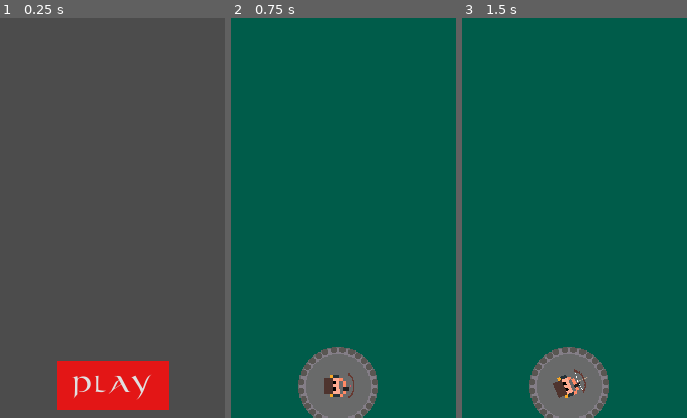
Above: before the commit, frames 1-3 (left to right).
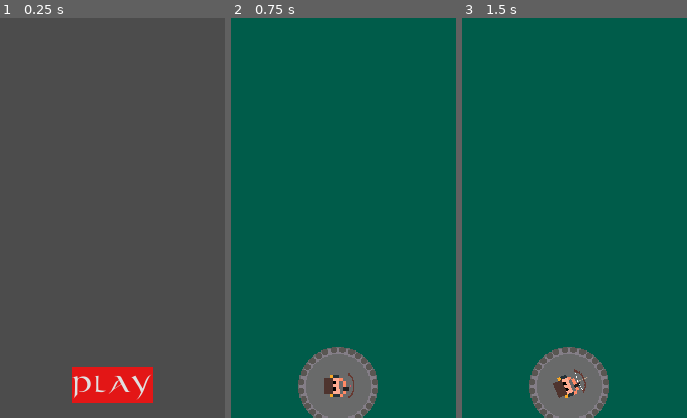
Above: after the commit, the same moments.

Repository: Boyquotes/medieval-zombie-shooter
Game: Godot game, scene res://src/screens/menu/Menu.tscn
The game is run twice, just before and just after one commit, with the same random seed, the same clock (stepped at 60 frames per second) and the same inputs.
Inputs (mouse positions are % of the whole screen's width and height, from its top left):
- Up to frame 1 (0.25 s): no input
- Up to frame 2 (0.75 s): click "PLAY" at 0.5 s
- Up to frame 3 (1.5 s): tap Enter at 1.25 s; move the mouse to (72, 45) at 1.27 s; click (72, 45) at 1.42 s
The pictures show only the part of the screen within x 26-76%, y 4-54%; the shares and areas given below are measured in that part.

The runs differ from the first frame. In frame 1, 2.9% of the frame differs, in the area x 25-76%, y 85-98%; in frame 2, nothing differs; in frame 3, nothing differs.

Commit message:
theme: create button style

Diff:
--- /dev/null
+++ b/game/theme/button_normal.tres
@@ -0,0 +1,6 @@
+[gd_resource type="StyleBoxFlat" format=2]
+
+[resource]
+bg_color = Color( 0.890196, 0.0862745, 0.0862745, 1 )
+expand_margin_top = 5.0
+expand_margin_bottom = 5.0
--- /dev/null
+++ b/game/theme/button_pressed.tres
@@ -0,0 +1,6 @@
+[gd_resource type="StyleBoxFlat" format=2]
+
+[resource]
+bg_color = Color( 0.74902, 0, 0, 1 )
+expand_margin_top = 5.0
+expand_margin_bottom = 5.0
--- a/game/theme/theme.tres
+++ b/game/theme/theme.tres
@@ -1,11 +1,7 @@
-[gd_resource type="Theme" load_steps=4 format=2]
+[gd_resource type="Theme" load_steps=5 format=2]
 
-[sub_resource type="StyleBoxFlat" id=1]
-bg_color = Color( 0.890196, 0.0862745, 0.0862745, 1 )
-expand_margin_left = 25.0
-expand_margin_right = 25.0
-expand_margin_top = 15.0
-expand_margin_bottom = 15.0
+[ext_resource path="res://theme/button_pressed.tres" type="StyleBox" id=1]
+[ext_resource path="res://theme/button_normal.tres" type="StyleBox" id=2]
 
 [sub_resource type="DynamicFontData" id=3]
 font_path = "res://theme/roman-uncial-modern/RomanUncialModern.ttf"
@@ -16,5 +12,6 @@
 
 [resource]
 default_font = SubResource( 2 )
-Button/styles/normal = SubResource( 1 )
-Button/styles/pressed = null
+Button/styles/hover = ExtResource( 1 )
+Button/styles/normal = ExtResource( 2 )
+Button/styles/pressed = ExtResource( 1 )
